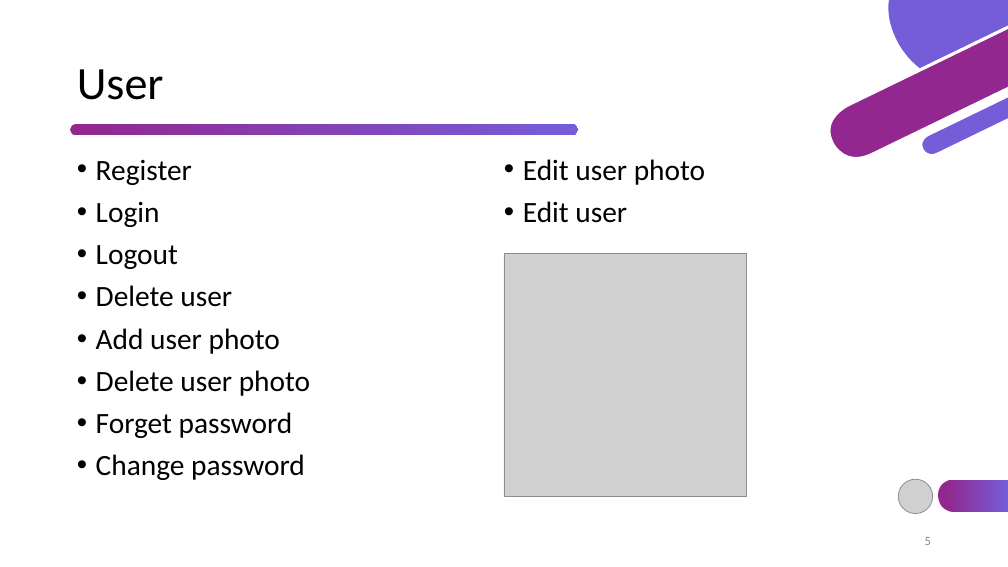
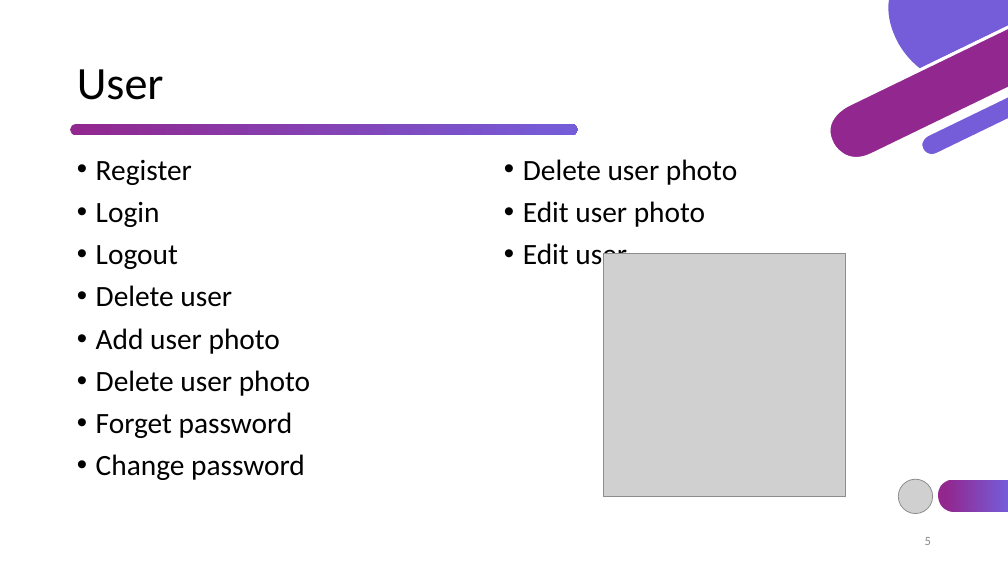
Before and after one commit to TsvetislavaYankova/ITTalents-FinalProject-Airbnb, a slide deck: slide 5 of Airbnb.pptx. Drawn at 1008x567 pixels with LibreOffice and Linux fonts; fonts in the diff are those of the drawing; grey boxes stand for pictures. Boxes give left, top, right and bottom in pixels: in the first picture for what was removed or moved away, otherwise in the second. Text is boxed around its words. In the diff, an @@ line names an element or a change of style, - is before the commit and + after.

```diff
--- a/Airbnb.pptx
+++ b/Airbnb.pptx
@@ text at [523, 159, 737, 185]: paragraph added @@
+• Delete user photo
@@ picture: place and size @@
-picture at [504, 254, 747, 497]
+picture at [603, 254, 846, 497]
```
Also in this commit, not shown: 6 other slides changed, 1 slide added, 1 slide removed, 2 other files.
